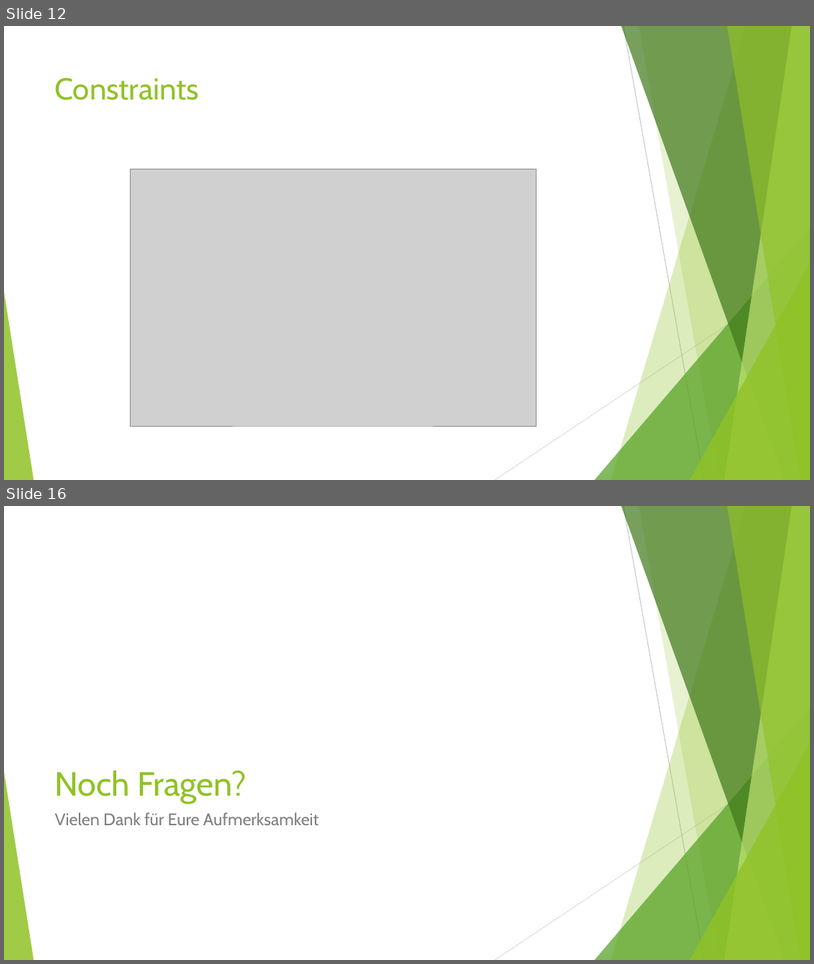
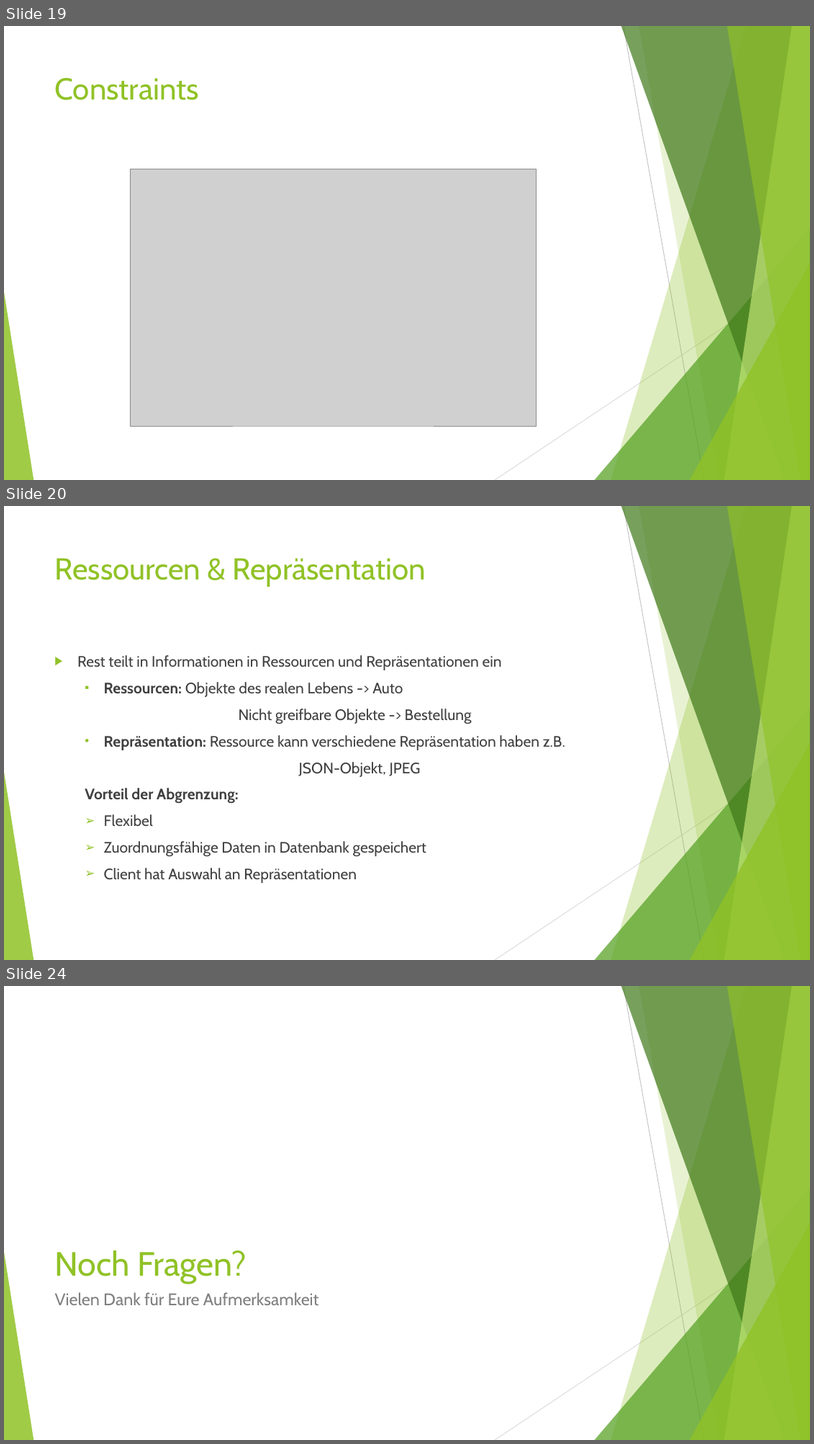
Before and after one commit to Ufo391/KSWE_DOKU, a slide deck: Vortrag/Mobile Anwendungsentwicklung.ppt. Shown one above the other, each under a label of ours: slides 12 and 16 before the commit, slides 19, 20 and 24 after it; the slides between them are not shown. The pictures are 814x964 and 814x1444 pixels, drawn with LibreOffice and Linux fonts; fonts in the diff are those of the drawing; grey boxes stand for pictures. Boxes give left, top, right and bottom in pixels: in the first picture for what was removed or moved away, otherwise in the second. Text is boxed around its words. In the diff, an @@ line names an element or a change of style, - is before the commit and + after.

```diff
--- a/Vortrag/Mobile Anwendungsentwicklung.ppt
+++ b/Vortrag/Mobile Anwendungsentwicklung.ppt
@@ slide 20 added at (x1=4, y1=506, x2=810, y2=960), background #FFFFFF; not listed: 10 template elements that a slide beside it also shows @@
@@ title added at (x1=55, y1=558, x2=426, y2=587), 36 pt, text #90C226 @@
+Ressourcen & Repräsentation
@@ text added at (x1=77, y1=655, x2=566, y2=883), 18 pt, text #404040 @@
+▶ Rest teilt in Informationen in Ressourcen und Repräsentationen ein
+  ▪ Ressourcen: Objekte des realen Lebens -> Auto
+  Nicht greifbare Objekte -> Bestellung
+  • Repräsentation: Ressource kann verschiedene Repräsentation haben z.B.
+  JSON-Objekt, JPEG
+  Vorteil der Abgrenzung:
+  ➢ Flexibel
+  ➢ Zuordnungsfähige Daten in Datenbank gespeichert
+  ➢ Client hat Auswahl an Repräsentationen
@@ what was slide 12 is now slide 19 @@
@@ what was slide 16 is now slide 24 @@
```
Also in this commit, not shown: 10 other slides added, 3 slides removed.
